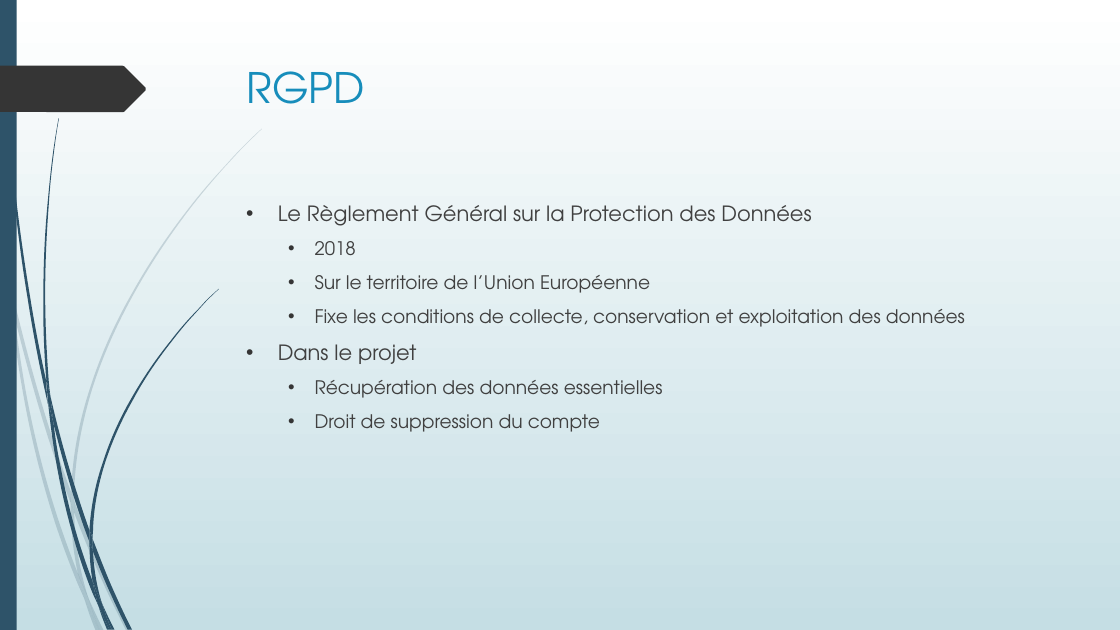
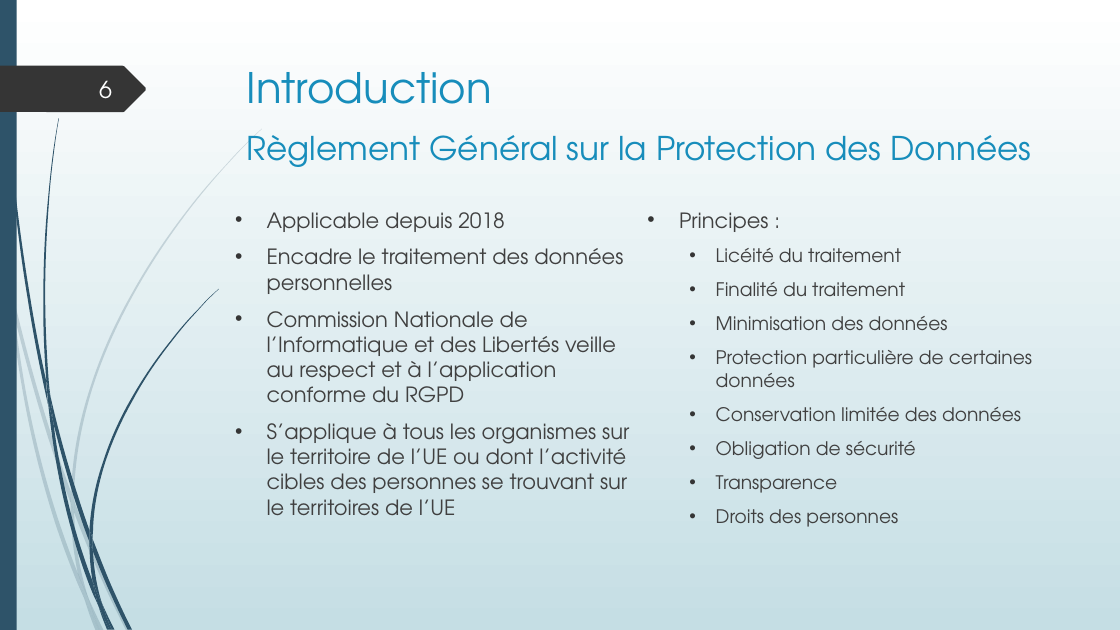
Before and after one commit to LisaF0/projet, a slide deck: slide 6 of aDoc/Projet boutique en ligne.pptx (slide 5 before the commit). Drawn at 1120x630 pixels with LibreOffice and Linux fonts; fonts in the diff are those of the drawing. Boxes give left, top, right and bottom in pixels: in the first picture for what was removed or moved away, otherwise in the second. Text is boxed around its words. In the diff, an @@ line names an element or a change of style, - is before the commit and + after.

```diff
--- a/aDoc/Projet boutique en ligne.pptx
+++ b/aDoc/Projet boutique en ligne.pptx
@@ page number added at (x1=99, y1=80, x2=112, y2=99), 20 pt, text #FEFFFF @@
+6
@@ title at (x1=247, y1=72, x2=492, y2=104): text changed @@
-RGPD
+Introduction
@@ text added at (x1=247, y1=135, x2=1032, y2=167), 28 pt, text #178DBB @@
+Règlement Général sur la Protection des Données
@@ text "Applicable depuis 2018" at (x1=267, y1=212, x2=1032, y2=527): columns 1 to 2 @@
@@ text at (x1=267, y1=212, x2=1032, y2=527): text changed; size 16 to 18 pt @@
-• Le Règlement Général sur la Protection des Données
-  • 2018
-  • Sur le territoire de l’Union Européenne
-  • Fixe les conditions de collecte, conservation et exploitation des données
-• Dans le projet
-  • Récupération des données essentielles
-  • Droit de suppression du compte
+• Applicable depuis 2018
+• Encadre le traitement des données personnelles
+• Commission Nationale de l’Informatique et des Libertés veille au respect et à l’application conforme du RGPD
+• S’applique à tous les organismes sur le territoire de l’UE ou dont l’activité cibles des personnes se trouvant sur le territoires de l’UE
+• Principes :
+  • Licéité du traitement
+  • Finalité du traitement
+  • Minimisation des données
+  • Protection particulière de certaines données
+  • Conservation limitée des données
+  • Obligation de sécurité
+  • Transparence
+  • Droits des personnes
```
Also in this commit, not shown: 19 other slides changed, 10 slides added, 8 slides removed, 30 other files.
